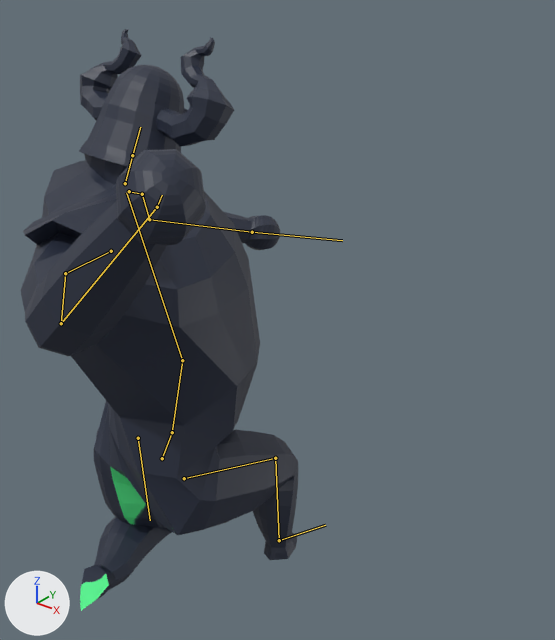
What one commit did to the glTF model Resources/Enemy/Enemy_Anim.gltf.
Before and after are seen from a 50 mm camera at (2.82, -2.9, 3.49) aimed at (0.36, 0.18, 1.59). Every picture has the same lights, and +X, +Y and +Z are marked at lower left. Both versions are drawn at frame 32 of the action 'Dead'; the numbers are the values there. The bones that change are drawn over the model as lines.

In view in the first picture: 'E_Body'.
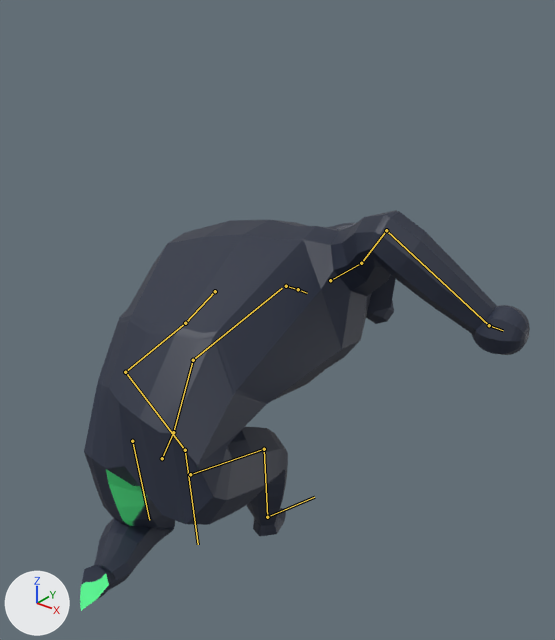
The change, as JSON lines over the scene's bpy script:
```json
{"block": "bone_hips", "where": "bone_hips = bpy.data.objects['Enemy'].pose.bones['Hips']  # child of 'Root'"}
{"op": "set", "path": "bone_hips.rotation_quaternion", "old": "(0.968, 0.212, -0.138, 0.004)", "new": "(0.955, 0.285, -0.078, -0.022)", "note": "degrees (25, -16, -3) -> degrees (34, -8, -5)"}
{"block": "bone_lowerbody", "where": "bone_lowerbody = bpy.data.objects['Enemy'].pose.bones['LowerBody']  # child of 'Hips'"}
{"op": "set", "path": "bone_lowerbody.rotation_quaternion", "old": "(0.989, -0.127, -0.074, 0.001)", "new": "(0.993, -0.095, -0.075, -0.01)", "note": "degrees (-15, -8, 1) -> degrees (-11, -9, 0)"}
{"block": "bone_uppearbody", "where": "bone_uppearbody = bpy.data.objects['Enemy'].pose.bones['UppearBody']  # child of 'LowerBody'"}
{"op": "set", "path": "bone_uppearbody.rotation_quaternion", "old": "(0.966, -0.148, -0.205, 0.052)", "new": "(0.844, 0.507, 0.062, -0.165)", "note": "degrees (-19, -22, 10) -> degrees (60, 16, -13)"}
{"block": "bone_neck", "where": "bone_neck = bpy.data.objects['Enemy'].pose.bones['Neck']  # child of 'UppearBody'"}
{"op": "set", "path": "bone_neck.rotation_quaternion", "old": "(0.964, 0.252, 0.073, -0.041)", "new": "(0.966, 0.258, -0.001, -0.007)", "note": "degrees (29, 9, -2) -> degrees (30, 0, -1)"}
{"block": "bone_head", "where": "bone_head = bpy.data.objects['Enemy'].pose.bones['Head']  # child of 'Neck'"}
{"op": "set", "path": "bone_head.rotation_quaternion", "old": "(0.969, 0.032, 0.236, -0.066)", "new": "(0.992, 0.027, 0.102, -0.071)", "note": "degrees (2, 27, -7) -> degrees (2, 12, -8)"}
{"block": "bone_shoulder_l", "where": "bone_shoulder_l = bpy.data.objects['Enemy'].pose.bones['Shoulder.L']  # child of 'UppearBody'"}
{"op": "set", "path": "bone_shoulder_l.rotation_quaternion", "old": "(0.968, 0.083, 0.23, -0.051)", "new": "(0.918, 0.319, 0.211, -0.106)", "note": "degrees (9, 27, -4) -> degrees (37, 27, -4)"}
{"block": "bone_uppeararm_l", "where": "bone_uppeararm_l = bpy.data.objects['Enemy'].pose.bones['UppearArm.L']  # child of 'Shoulder.L'"}
{"op": "set", "path": "bone_uppeararm_l.rotation_quaternion", "old": "(0.962, -0.029, 0.04, -0.268)", "new": "(0.974, -0.06, -0.082, -0.201)", "note": "degrees (-4, 4, -31) -> degrees (-5, -11, -23)"}
{"block": "bone_lowerarm_l", "where": "bone_lowerarm_l = bpy.data.objects['Enemy'].pose.bones['LowerArm.L']  # child of 'UppearArm.L'"}
{"op": "set", "path": "bone_lowerarm_l.rotation_quaternion", "old": "(0.82, 0.546, 0.0, 0.175)", "new": "(0.776, 0.601, 0.0, 0.193)", "note": "degrees (66, -11, 17) -> degrees (73, -13, 18)"}
{"block": "bone_hand_l", "where": "bone_hand_l = bpy.data.objects['Enemy'].pose.bones['Hand.L']  # child of 'LowerArm.L'"}
{"op": "set", "path": "bone_hand_l.rotation_quaternion", "old": "(0.964, -0.041, -0.261, 0.026)", "new": "(0.918, -0.225, -0.322, -0.061)", "note": "degrees (-6, -30, 5) -> degrees (-28, -38, 2)"}
{"block": "bone_shoulder_r", "where": "bone_shoulder_r = bpy.data.objects['Enemy'].pose.bones['Shoulder.R']  # child of 'UppearBody'"}
{"op": "set", "path": "bone_shoulder_r.rotation_quaternion", "old": "(-0.962, -0.167, 0.062, -0.206)", "new": "(-0.99, -0.133, 0.048, -0.018)", "note": "degrees (17, -11, 23) -> degrees (15, -6, 1)"}
{"block": "bone_uppeararm_r", "where": "bone_uppeararm_r = bpy.data.objects['Enemy'].pose.bones['UppearArm.R']  # child of 'Shoulder.R'"}
{"op": "set", "path": "bone_uppeararm_r.rotation_quaternion", "old": "(0.872, -0.253, 0.37, -0.197)", "new": "(0.945, 0.077, 0.047, -0.315)", "note": "degrees (-45, 33, -39) -> degrees (7, 8, -36)"}
{"block": "bone_lowerarm_r", "where": "bone_lowerarm_r = bpy.data.objects['Enemy'].pose.bones['LowerArm.R']  # child of 'UppearArm.R'"}
{"op": "set", "path": "bone_lowerarm_r.rotation_quaternion", "old": "(0.915, -0.383, 0.0, 0.123)", "new": "(0.709, -0.672, 0.0, 0.216)", "note": "degrees (-45, 5, 13) -> degrees (-84, 17, 19)"}
{"block": "bone_hand_r", "where": "bone_hand_r = bpy.data.objects['Enemy'].pose.bones['Hand.R']  # child of 'LowerArm.R'"}
{"op": "set", "path": "bone_hand_r.rotation_quaternion", "old": "(0.967, 0.147, 0.186, 0.091)", "new": "(0.921, 0.321, -0.19, -0.11)", "note": "degrees (20, 19, 14) -> degrees (41, -16, -20)"}
{"block": "bone_uppearleg_l", "where": "bone_uppearleg_l = bpy.data.objects['Enemy'].pose.bones['UppearLeg.L']  # child of 'Hips'"}
{"op": "set", "path": "bone_uppearleg_l.rotation_quaternion", "old": "(0.9, 0.02, -0.349, -0.262)", "new": "(0.888, 0.014, -0.285, -0.361)", "note": "degrees (16, -38, -38) -> degrees (15, -30, -48)"}
{"block": "bone_uppearleg_r", "where": "bone_uppearleg_r = bpy.data.objects['Enemy'].pose.bones['UppearLeg.R']  # child of 'Hips'"}
{"op": "set", "path": "bone_uppearleg_r.rotation_quaternion", "old": "(0.666, 0.086, -0.075, -0.737)", "new": "(0.619, 0.175, -0.04, -0.765)", "note": "degrees (13, 2, -96) -> degrees (17, 13, -100)"}
{"block": "bone_lowerleg_r", "where": "bone_lowerleg_r = bpy.data.objects['Enemy'].pose.bones['LowerLeg.R']  # child of 'UppearLeg.R'"}
{"op": "set", "path": "bone_lowerleg_r.rotation_quaternion", "old": "(0.809, 0.124, 0.0, -0.574)", "new": "(0.865, 0.106, 0.0, -0.491)", "note": "degrees (12, 8, -70) -> degrees (11, 6, -59)"}
{"block": "bone_foot_r", "where": "bone_foot_r = bpy.data.objects['Enemy'].pose.bones['Foot.R']  # child of 'LowerLeg.R'"}
{"op": "set", "path": "bone_foot_r.rotation_quaternion", "old": "(0.99, 0.133, 0.055, -0.007)", "new": "(0.999, 0.035, -0.01, 0.032)", "note": "degrees (15, 6, 0) -> degrees (4, -1, 4)"}
```

Where the change shows, as pixel boxes (x1, y1, x2, y2) in the pictures (555 x 640 px):
```json
{"object": "E_Body", "change": "posed", "before": [20, 29, 298, 611], "after": [80, 210, 530, 611], "on screen": "62% wider, 31% shorter"}
{"bone": "Hips", "before": "(162, 458) to (172, 432)", "after": "(162, 458) to (173, 432)"}
{"bone": "LowerBody", "before": "(172, 432) to (182, 360)", "after": "(173, 432) to (193, 360)"}
{"bone": "UppearBody", "before": "(182, 360) to (126, 192)", "after": "(193, 360) to (282, 288)"}
{"bone": "Neck", "before": "(125, 183) to (132, 155)", "after": "(286, 286) to (298, 289)"}
{"bone": "Head", "before": "(132, 155) to (140, 127)", "after": "(298, 289) to (307, 293)"}
{"bone": "Shoulder.L", "before": "(129, 191) to (142, 194)", "after": "(215, 291) to (185, 323)"}
{"bone": "UppearArm.L", "before": "(142, 194) to (149, 219)", "after": "(185, 323) to (125, 372)"}
{"bone": "LowerArm.L", "before": "(149, 219) to (252, 232)", "after": "(125, 372) to (185, 450)"}
{"bone": "Hand.L", "before": "(252, 232) to (342, 240)", "after": "(185, 450) to (198, 544)"}
{"bone": "Shoulder.R", "before": "(111, 251) to (65, 273)", "after": "(330, 280) to (361, 263)"}
{"bone": "UppearArm.R", "before": "(65, 273) to (61, 323)", "after": "(361, 263) to (386, 230)"}
{"bone": "LowerArm.R", "before": "(61, 323) to (157, 207)", "after": "(386, 230) to (489, 325)"}
{"bone": "Hand.R", "before": "(157, 207) to (162, 195)", "after": "(489, 325) to (503, 330)"}
{"bone": "UppearLeg.L", "before": "(138, 438) to (150, 520)", "after": "(132, 441) to (149, 520)"}
{"bone": "UppearLeg.R", "before": "(184, 478) to (275, 458)", "after": "(190, 474) to (264, 449)"}
{"bone": "LowerLeg.R", "before": "(275, 458) to (279, 540)", "after": "(264, 449) to (267, 517)"}
{"bone": "Foot.R", "before": "(279, 540) to (325, 525)", "after": "(267, 517) to (314, 497)"}
```
